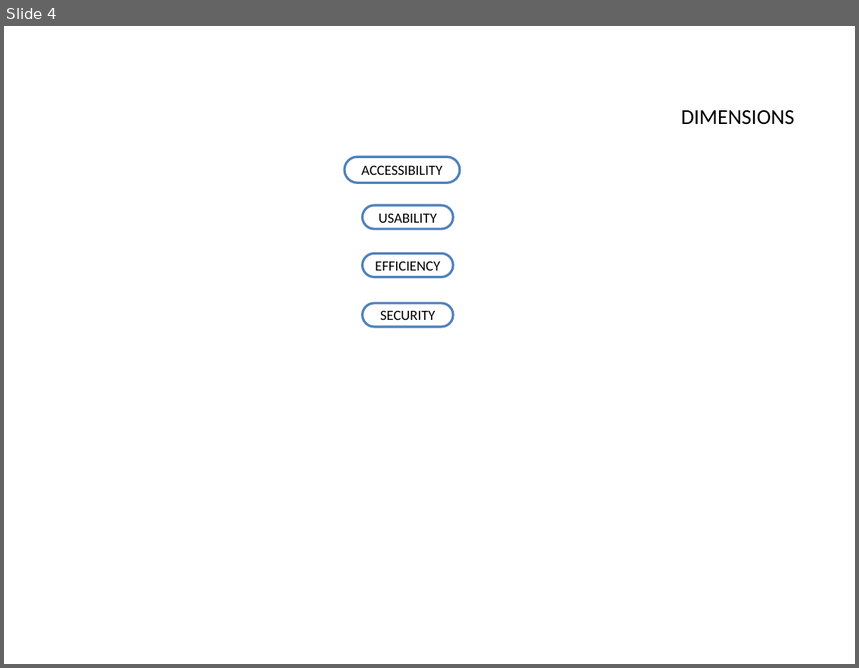
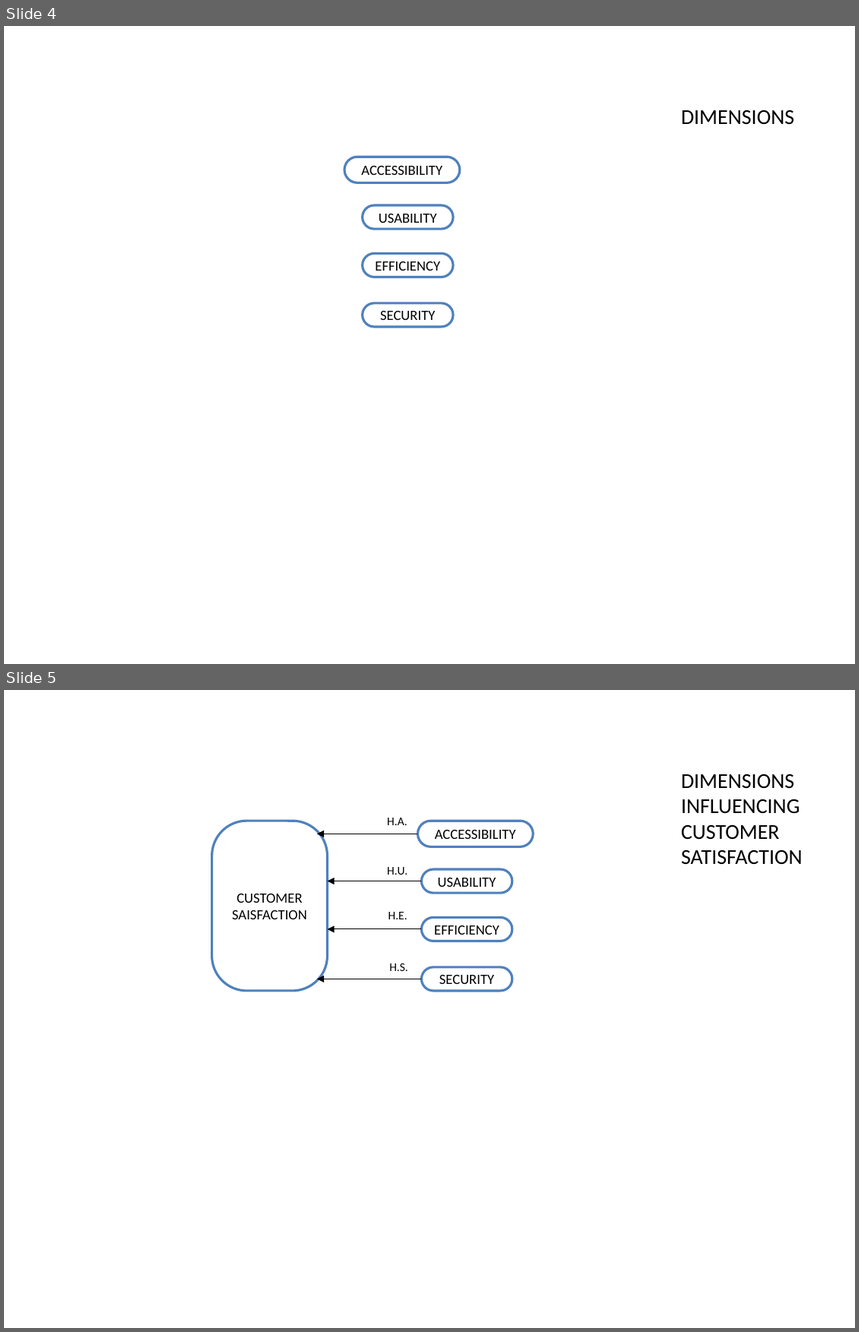
Before and after one commit to paxian/finalexam, a slide deck: model.pptx. Shown one above the other, each under a label of ours: slide 4 before the commit, slides 4 and 5 after it. The pictures are 859x668 and 859x1332 pixels, drawn with LibreOffice and Linux fonts; fonts in the diff are those of the drawing. Boxes give left, top, right and bottom in pixels: in the first picture for what was removed or moved away, otherwise in the second. Text is boxed around its words. In the diff, an @@ line names an element or a change of style, - is before the commit and + after.

```diff
--- a/model.pptx
+++ b/model.pptx
@@ slide 5 added at [4, 690, 855, 1328], background #FFFFFF @@
@@ text added at [681, 774, 803, 865], 18 pt, text #000000 @@
+DIMENSIONS INFLUENCING CUSTOMER SATISFACTION
@@ rounded rectangle added at [211, 821, 328, 991], fill #FFFFFF, outline #4F81BD 2 pt, 12 pt, text #000000 @@
+CUSTOMER SAISFACTION
@@ text added at [387, 818, 408, 825], 10 pt, text #000000 @@
+H.A.
@@ rounded rectangle added at [417, 821, 534, 847], fill #FFFFFF, outline #4F81BD 2 pt, 12 pt, text #000000 @@
+ACCESSIBILITY
@@ arrow added from (417, 834) to (317, 834), #000000 0.75 pt @@
@@ text added at [387, 867, 408, 875], 10 pt, text #000000 @@
+H.U.
@@ rounded rectangle added at [422, 869, 513, 894], fill #FFFFFF, outline #4F81BD 2 pt, 12 pt, text #000000 @@
+USABILITY
@@ arrow added from (422, 882) to (328, 882), #000000 0.75 pt @@
@@ text added at [389, 912, 408, 920], 10 pt, text #000000 @@
+H.E.
@@ rounded rectangle added at [422, 917, 513, 941], fill #FFFFFF, outline #4F81BD 2 pt, 12 pt, text #000000 @@
+EFFICIENCY
@@ arrow added from (422, 929) to (328, 929), #000000 0.75 pt @@
@@ arrow added from (422, 980) to (317, 980), #000000 0.75 pt @@
@@ text added at [389, 964, 408, 971], 10 pt, text #000000 @@
+H.S.
@@ rounded rectangle added at [422, 967, 513, 991], fill #FFFFFF, outline #4F81BD 2 pt, 12 pt, text #000000 @@
+SECURITY
```
Also in this commit, not shown: 2 other slides added, 2 other files.
